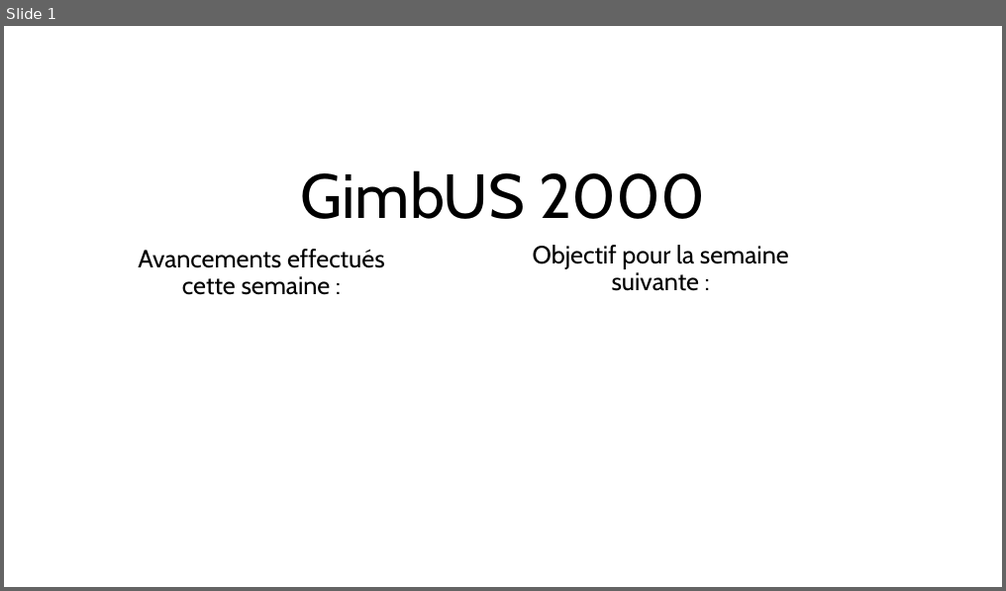
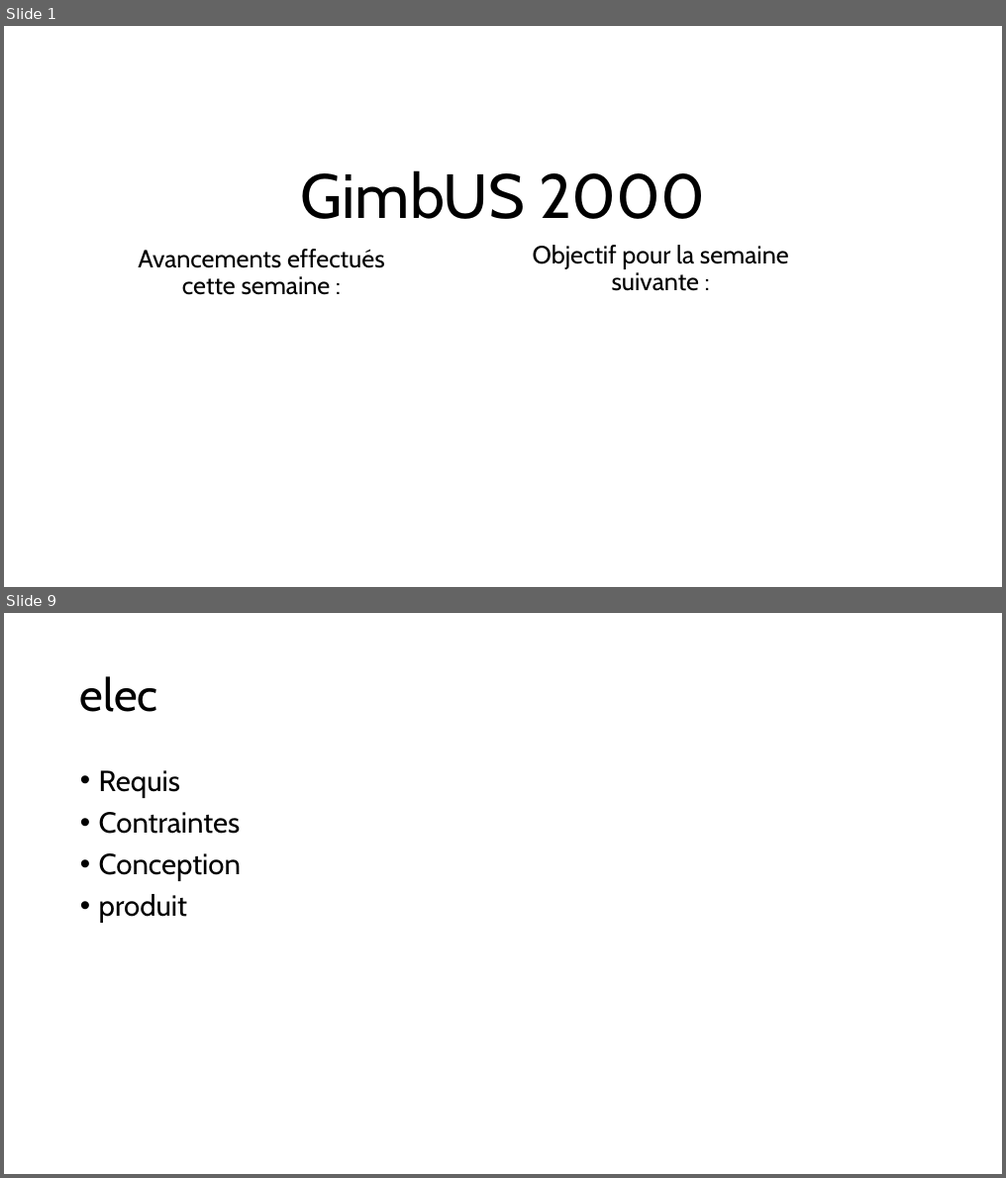
Before and after one commit to BuzzLaiclere03/BallUS, a slide deck: Tableau de bord/Tableau de bord semaine 4.pptx. Shown one above the other, each under a label of ours: slide 1 before the commit, slides 1 and 9 after it; the slides between them are not shown. The pictures are 1006x591 and 1006x1178 pixels, drawn with LibreOffice and Linux fonts; fonts in the diff are those of the drawing. Boxes give left, top, right and bottom in pixels: in the first picture for what was removed or moved away, otherwise in the second. Text is boxed around its words. In the diff, an @@ line names an element or a change of style, - is before the commit and + after.

```diff
--- a/Tableau de bord/Tableau de bord semaine 4.pptx
+++ b/Tableau de bord/Tableau de bord semaine 4.pptx
@@ slide 9 added at (x1=4, y1=613, x2=1002, y2=1174), background #FFFFFF @@
@@ title added at (x1=80, y1=676, x2=158, y2=712), 44 pt, text #000000 @@
+elec
@@ text added at (x1=99, y1=770, x2=241, y2=923), 28 pt, text #000000 @@
+• Requis
+• Contraintes
+• Conception
+• produit
```
Also in this commit, not shown: 10 other slides added, 5 other files.
